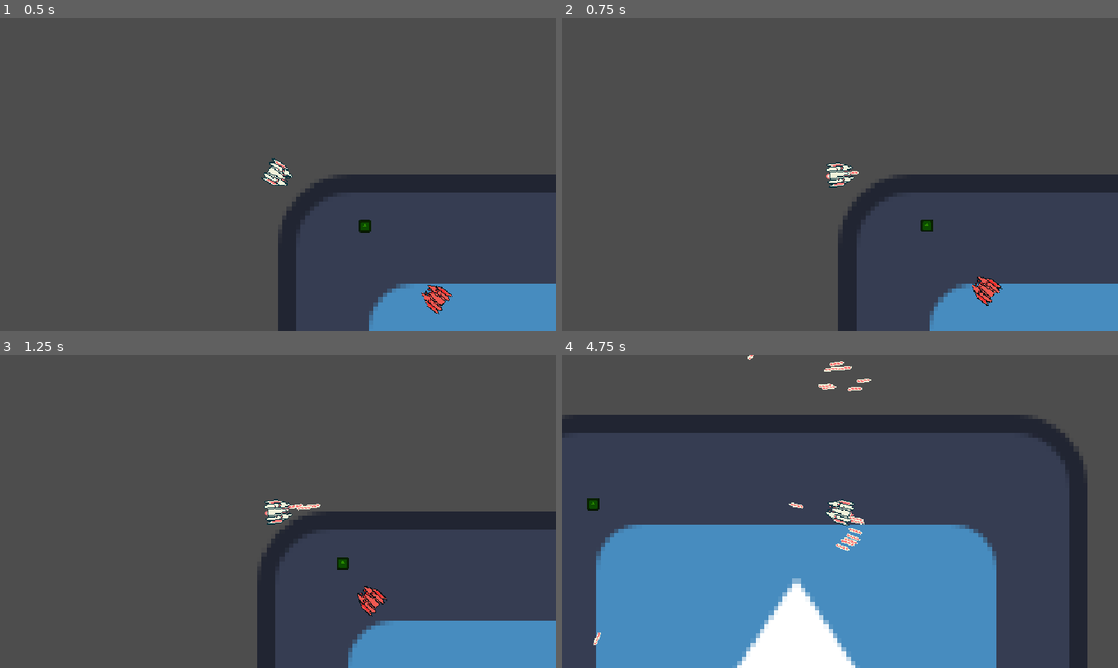
Above: before the commit, frames 1-4 (two rows, left to right).
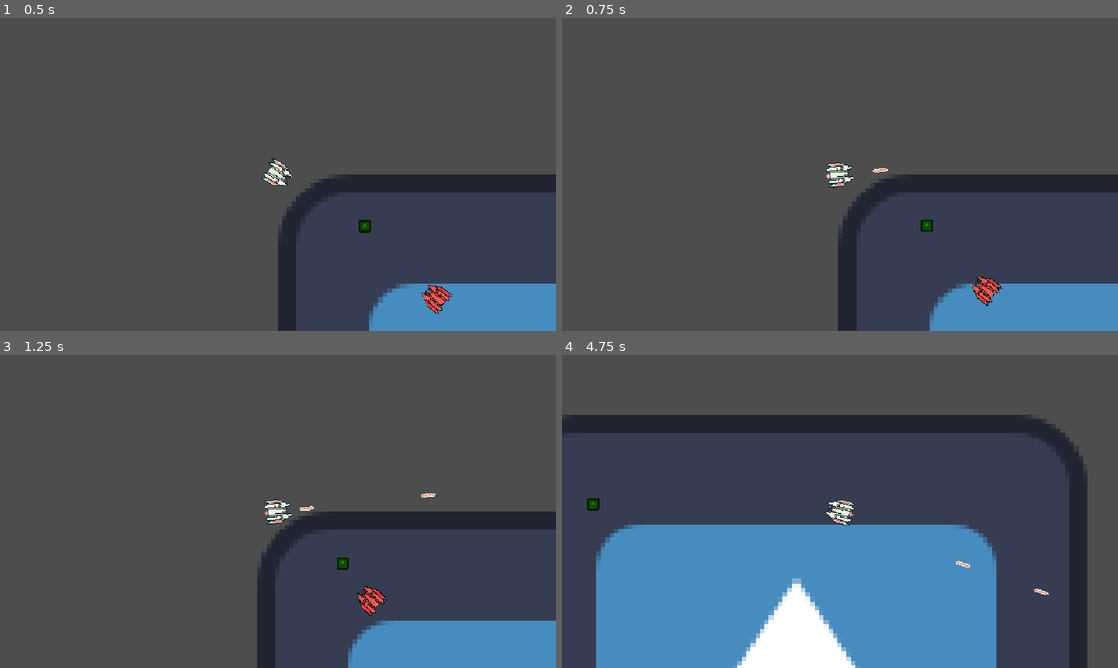
Above: after the commit, the same moments.

Repository: ungoabi/GMTK-GameJam-2026
Game: Godot game, scene res://scenes/main/main.tscn
The game is run twice, just before and just after one commit, with the same random seed, the same clock (stepped at 60 frames per second) and the same inputs. The engine's default icon, where the game draws it, is replaced by a stand-in: a white triangle on a blue panel in a dark square.
Inputs (mouse positions are in pixels of both pictures, inside the frame that each line leads up to):
- Up to frame 1 (0.5 s): no input
- Up to frame 2 (0.75 s): move the mouse to (962, 158) at 0.52 s; press the mouse at (962, 158) at 0.53 s; hold D (move_right) from 0.53 s (still down)
- Up to frame 3 (1.25 s): keep holding D (move_right)
- Up to frame 4 (4.75 s): move the mouse to (728, 527) at 1.27 s; release D (move_right) at 1.28 s; release the mouse at (728, 527) at 1.28 s; hold S (move_down) 1.28-2.03 s; click (728, 527) at 1.35 s; move the mouse to (895, 442) at 2.02 s; press the mouse at (895, 442) at 2.03 s; hold D (move_right) 2.03-2.78 s; move the mouse to (812, 574) at 2.77 s; release the mouse at (812, 574) at 2.78 s; hold W (move_up) 2.78-3.53 s; click (812, 574) at 2.85 s; move the mouse to (1006, 558) at 3.52 s; press the mouse at (1006, 558) at 3.53 s; hold A (move_left) from 3.53 s (still down); move the mouse to (673, 464) at 4.27 s; release the mouse at (673, 464) at 4.28 s; click (673, 464) at 4.35 s

Frame 1 is identical in both runs. In frame 2, less than 0.1% of the frame differs, in the area x 51-59%, y 48-51%; in frame 3, 0.1%; in frame 4, 0.5%, in the area x 5-88%, y 0-93%.

Commit message:
Laser bug fix
fixed a small bug by reordering lines of code. Lasers spawned by the player were flashing on screen before being teleported to the laser gun's marker. I instantiated the laser AFTER setting it's position instead of before so it's not visible until it's in the right position

Diff:
--- a/scenes/player/player.tscn
+++ b/scenes/player/player.tscn
@@ -81,6 +81,7 @@
 [node name="Weapons" type="Node2D" parent="." unique_id=308187891]
 
 [node name="LaserGun" parent="Weapons" unique_id=1938063594 instance=ExtResource("5_p47bc")]
+fire_cooldown = 0.5
 
 [node name="Movement" parent="." unique_id=1935556351 instance=ExtResource("2_gmlin")]
 deceleration = 150.0
--- a/scenes/projectiles/laser/laser.tscn
+++ b/scenes/projectiles/laser/laser.tscn
@@ -9,6 +9,7 @@
 
 [node name="Laser" unique_id=762825372 instance=ExtResource("1_6n5om")]
 script = ExtResource("2_q6ovb")
+speed = 300.0
 
 [node name="CollisionShape2D" parent="." index="0" unique_id=1981816932]
 position = Vector2(-1.5, 0)
--- a/scenes/weapons/laser_gun/laser_gun.gd
+++ b/scenes/weapons/laser_gun/laser_gun.gd
@@ -4,7 +4,7 @@
 func _spawn_projectile(marker: Marker2D) -> void:
 	var offset: float = _random_offset(0.1)
 	var new_projectile: Projectile = projectile_scene.instantiate() as Projectile
-	projectile_container.add_child(new_projectile)
 	new_projectile.global_position = marker.global_position
 	new_projectile.global_rotation = marker.global_rotation + offset
+	projectile_container.add_child(new_projectile)
 	new_projectile.direction = Vector2.RIGHT.rotated(marker.global_rotation + offset)
